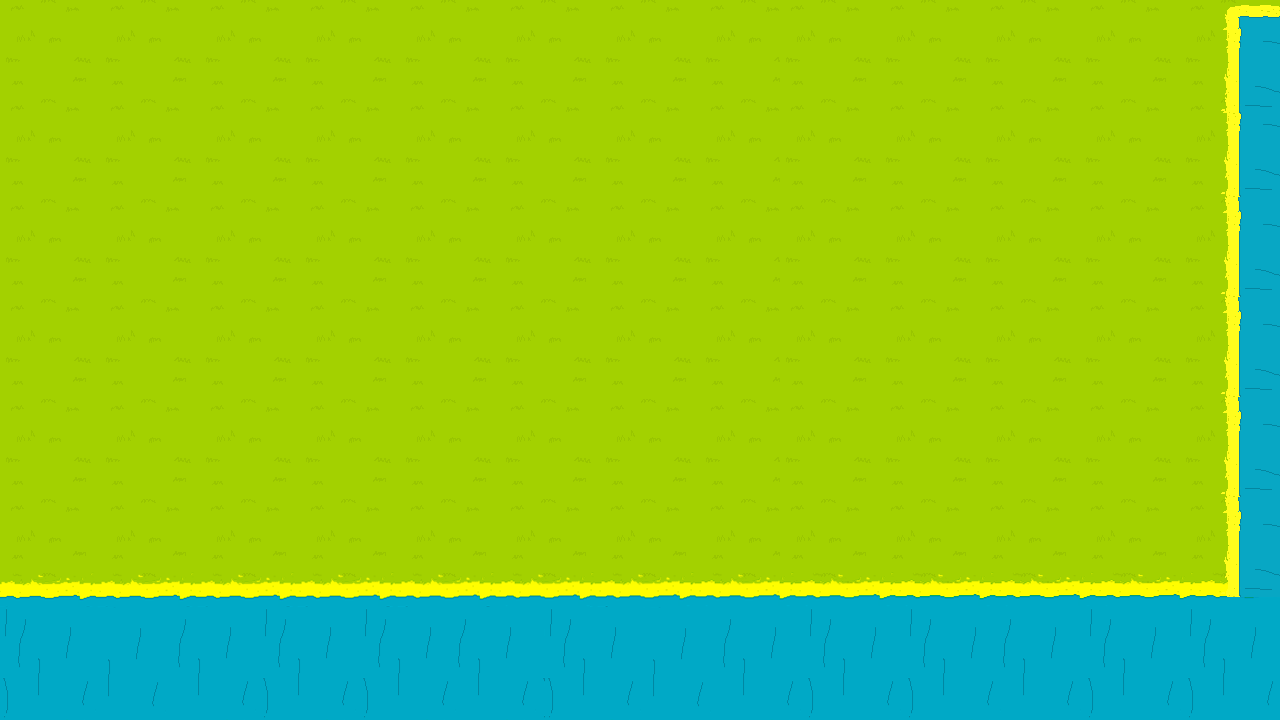
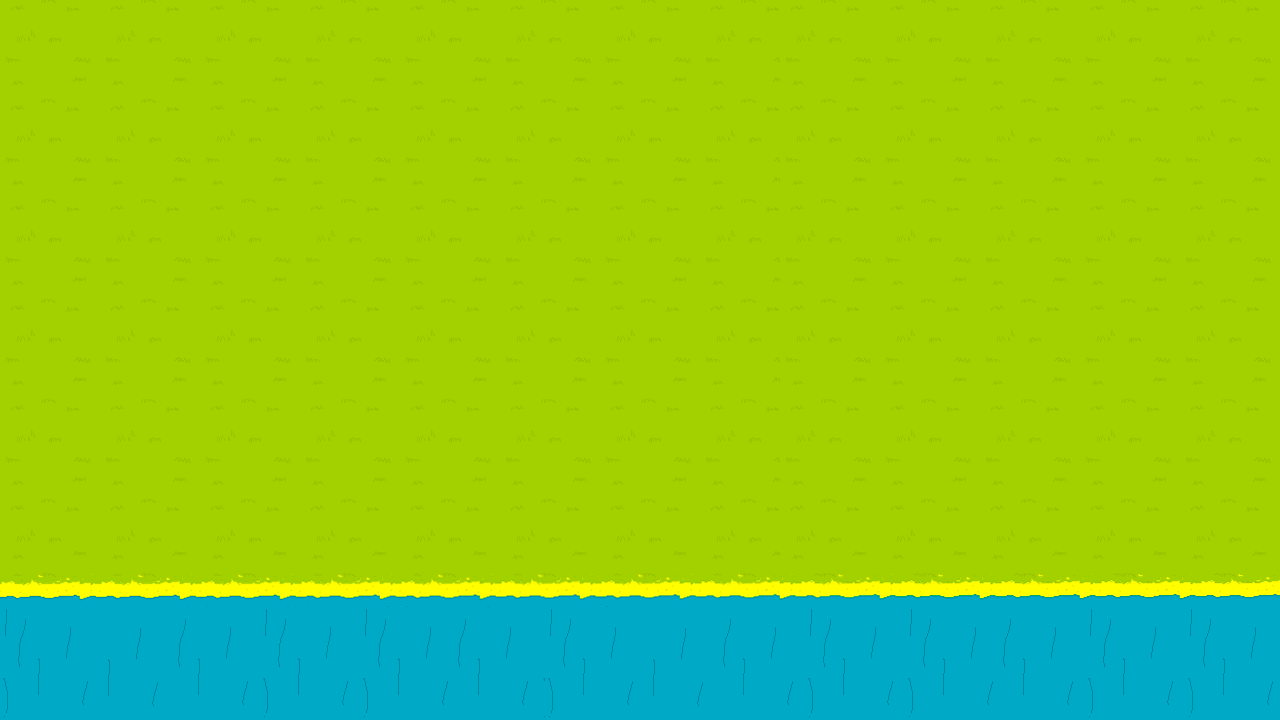
Two versions of the same layered image (1280x720). Layer-by-layer changes:
hid "RIO" (1st of 6) over bbox(1221, 5, 1280, 114)
hid "RIO" (2nd of 6) over bbox(1221, 97, 1280, 197)
hid "RIO" (3rd of 6) over bbox(1221, 197, 1280, 297)
hid "RIO" (4th of 6) over bbox(1221, 297, 1280, 397)
hid "RIO" (5th of 6) over bbox(1221, 397, 1280, 497)
hid "RIO" (6th of 6) over bbox(1221, 497, 1280, 597)
